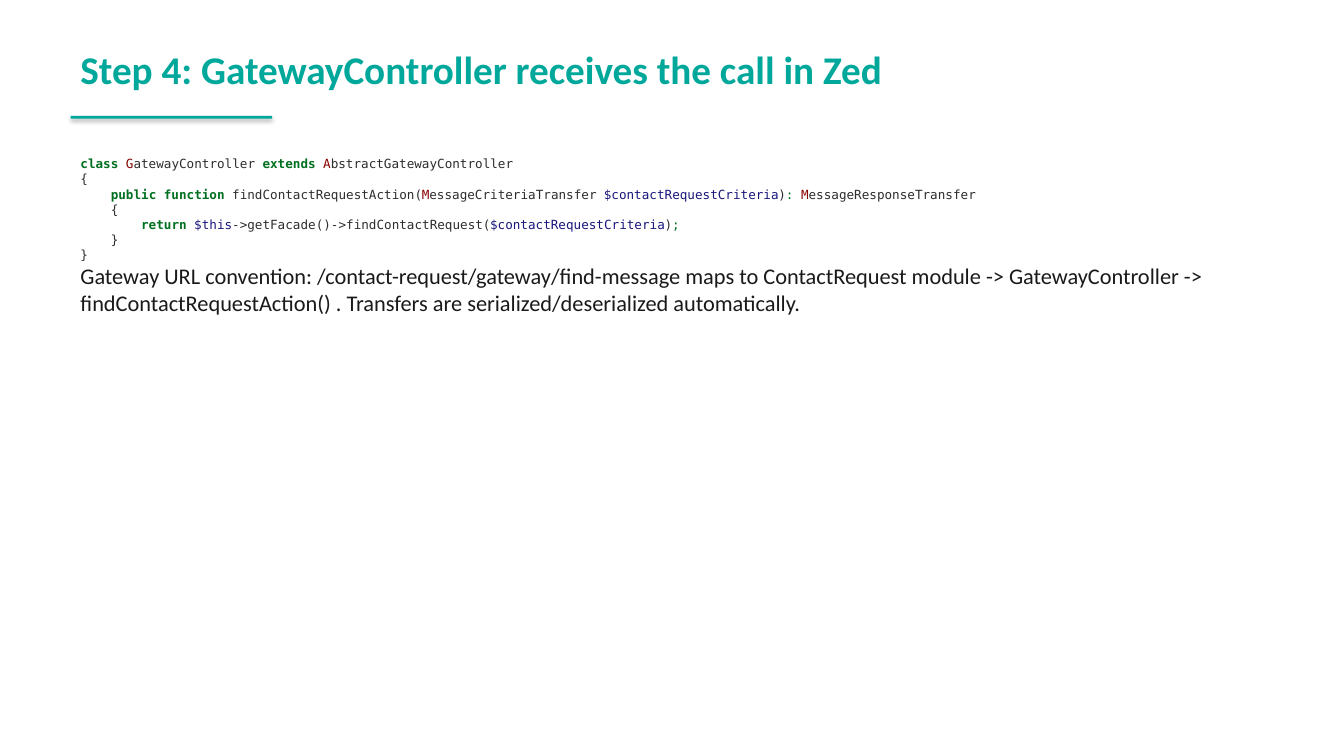
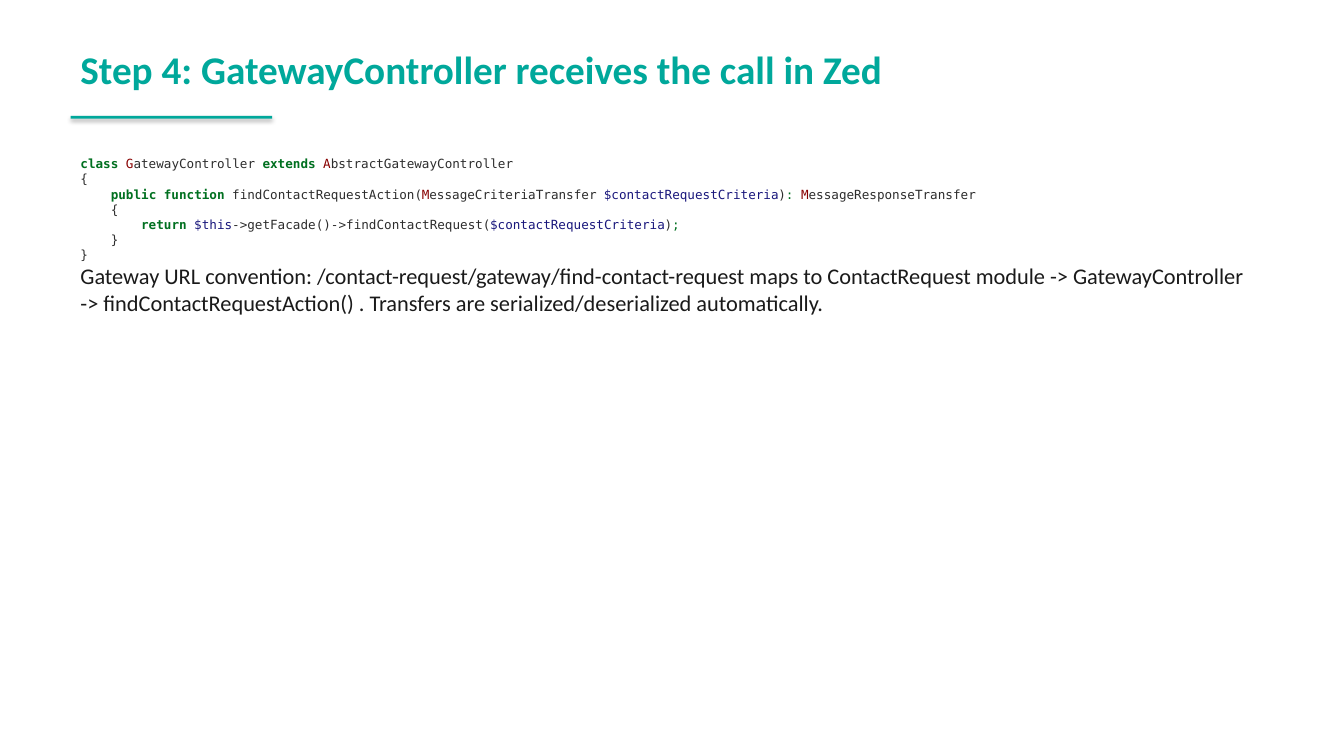
Before and after one commit to spryker-academy/instructor-exercises, a slide deck: slide 38 of guides-pptx/spryker-academy-fundamental.pptx. Drawn at 1344x756 pixels with LibreOffice and Linux fonts; fonts in the diff are those of the drawing. Boxes give left, top, right and bottom in pixels: in the first picture for what was removed or moved away, otherwise in the second. Text is boxed around its words. In the diff, an @@ line names an element or a change of style, - is before the commit and + after.

```diff
--- a/guides-pptx/spryker-academy-fundamental.pptx
+++ b/guides-pptx/spryker-academy-fundamental.pptx
@@ text at bbox=[80, 268, 1243, 315]: text changed @@
-Gateway URL convention: /contact-request/gateway/find-message maps to ContactRequest module -> GatewayController -> findContactRequestAction() . Transfers are serialized/deserialized automatically.
+Gateway URL convention: /contact-request/gateway/find-contact-request maps to ContactRequest module -> GatewayController -> findContactRequestAction() . Transfers are serialized/deserialized automatically.
```
Also in this commit, not shown: 22 other slides changed, 2 other files.
